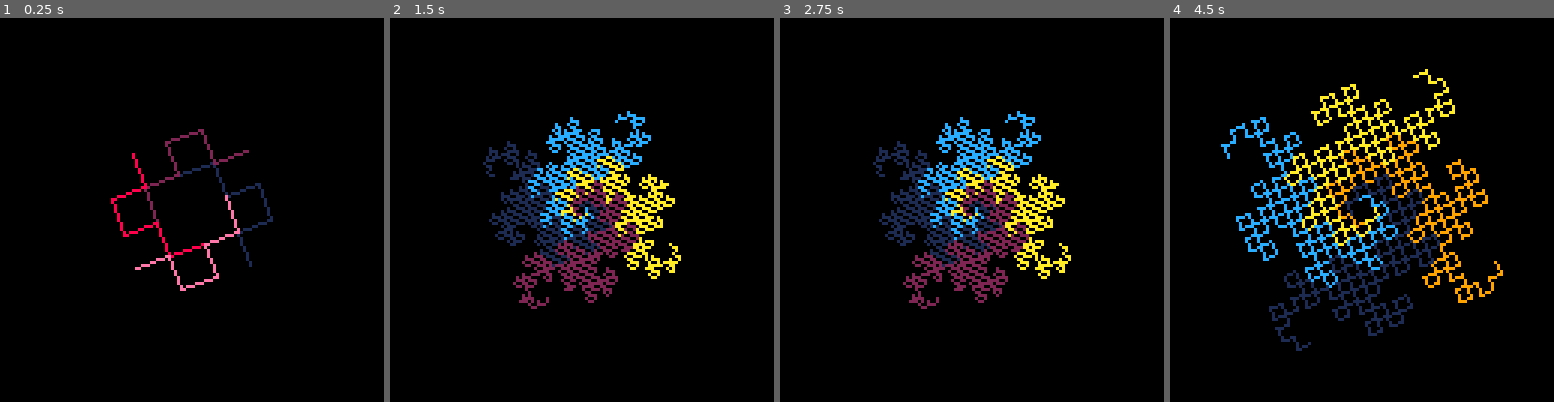
Above: before the commit, frames 1-4 (left to right).
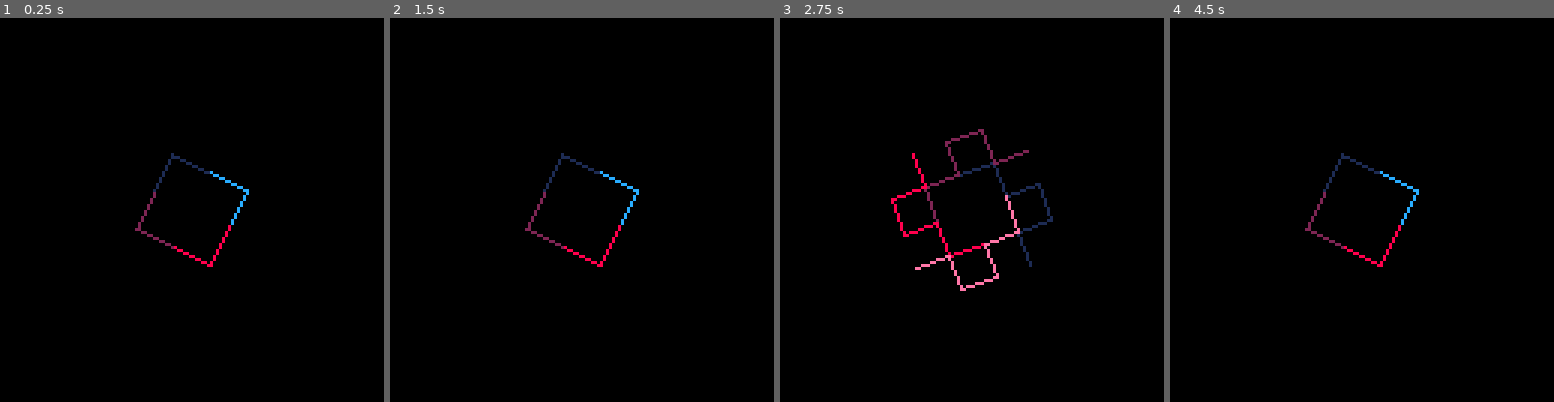
Above: after the commit, the same moments.

Repository: etrizzo/pico8
Game: PICO-8 cartridge dragon.p8
Two runs of this game, one before a commit and one after it. Both use one fixed random seed, a clock stepped at 60 frames per second and the inputs below.
Inputs:
- Up to frame 1 (0.25 s): no input
- Up to frame 2 (1.5 s): no input
- Up to frame 3 (2.75 s): hold Up 2.15-2.42 s
- Up to frame 4 (4.5 s): hold Down 3.63-3.97 s

The runs differ from the first frame. In frame 1, 2.1% of the frame differs, in the area x 28-72%, y 28-72%; in frame 2, 9.1%; in frame 3, 9.7%; in frame 4, 11%, in the area x 13-87%, y 13-87%.

Commit message:
no message

Diff:
--- a/dragon.p8
+++ b/dragon.p8
@@ -54,8 +54,8 @@
 
 
 function _update()
-  -- playerinput();       -- if you wanna manually play with the depth
-  updatedepthwithtime();          -- updates depth automatically with sin(time)
+  playerinput();       -- if you wanna manually play with the depth
+  --updatedepthwithtime();          -- updates depth automatically with sin(time)
 end
 
 function _draw()
@@ -326,6 +326,66 @@
 
 
 
+function cflip() if(slowflip)flip()
+end
+ospr=spr
+function spr(...)
+ospr(...)
+cflip()
+end
+osspr=sspr
+function sspr(...)
+osspr(...)
+cflip()
+end
+omap=map
+function map(...)
+omap(...)
+cflip()
+end
+orect=rect
+function rect(...)
+orect(...)
+cflip()
+end
+orectfill=rectfill
+function rectfill(...)
+orectfill(...)
+cflip()
+end
+ocircfill=circfill
+function circfill(...)
+ocircfill(...)
+cflip()
+end
+ocirc=circ
+function circ(...)
+ocirc(...)
+cflip()
+end
+oline=line
+function line(...)
+oline(...)
+cflip()
+end
+opset=pset
+psetctr=0
+function pset(...)
+opset(...)
+psetctr+=1
+if(slowflip and psetctr%4==0)flip()
+end
+odraw=_draw
+function _draw()
+if(slowflip)extcmd("rec")
+odraw()
+if(slowflip)for i=0,99 do flip() end extcmd("video")cls()stop("gif saved")
+end
+menuitem(1,"put a flip in it!",function() slowflip=not slowflip end)
+…(4 lines of a section not shown)…
 
 __map__
 1515151515151515151515151515151500000000000000000000000000000000000000000000000000000000000000000000000000000000000000000000000000000000000000000000000000000000000000000000000000000000000000000000000000000000000000000000000000000000000000000000000000000000
Not shown, changed: the music (__music__) section of dragon.p8
